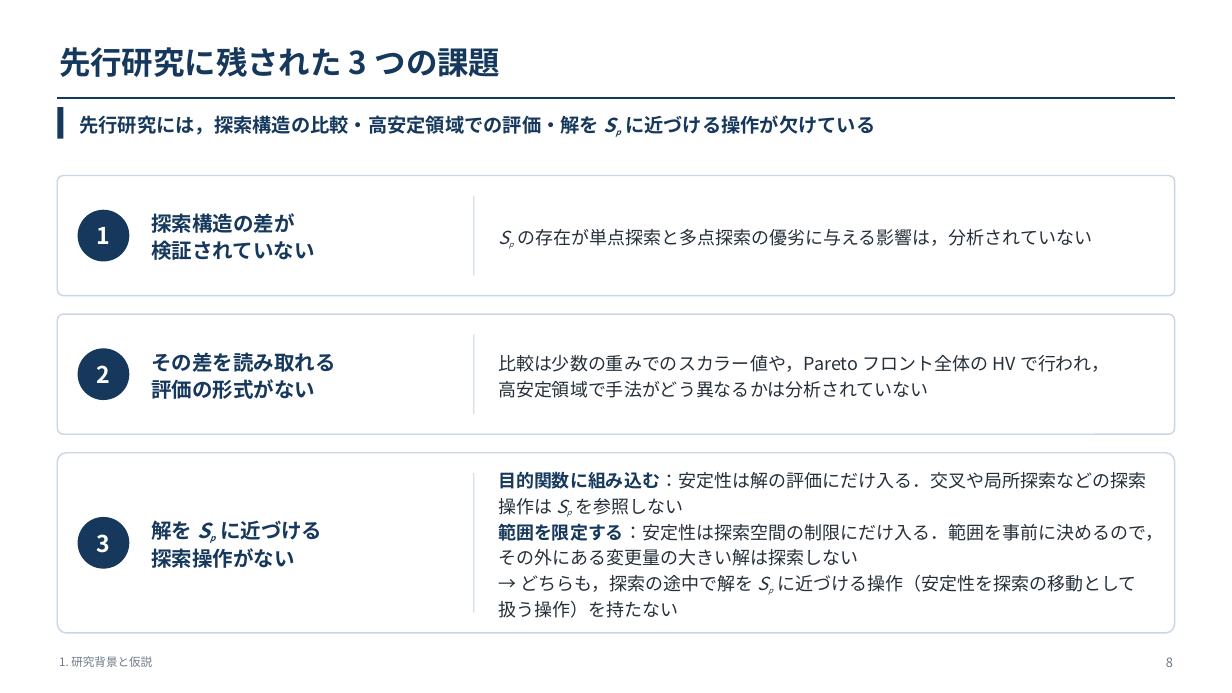
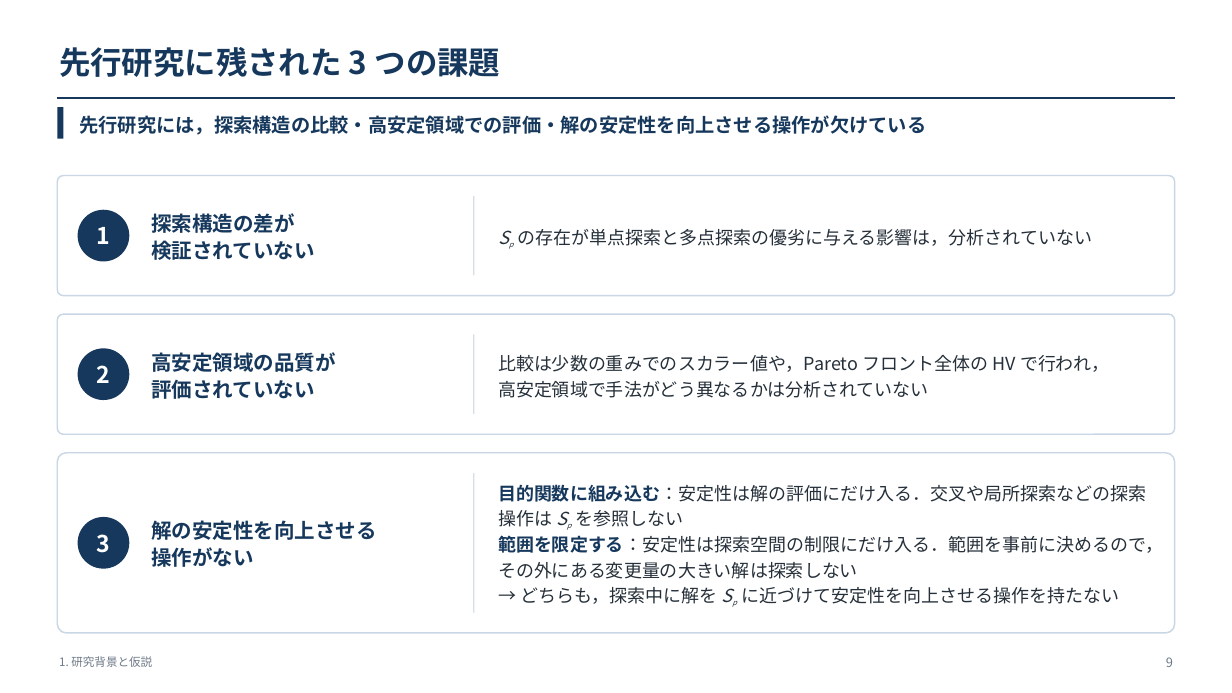
Before and after one commit to kitotakumi/stability_scheduling, a slide deck: slide 9 of doc/presentation_materials/JIMA2026fall_発表.pptx (slide 8 before the commit). Drawn at 1232x693 pixels with LibreOffice and Linux fonts; fonts in the diff are those of the drawing. Boxes give left, top, right and bottom in pixels: in the first picture for what was removed or moved away, otherwise in the second. Text is boxed around its words. In the diff, an @@ line names an element or a change of style, - is before the commit and + after.

```diff
--- a/doc/presentation_materials/JIMA2026fall_発表.pptx
+++ b/doc/presentation_materials/JIMA2026fall_発表.pptx
@@ text at [79,115,926,135]: text changed @@
-先行研究には，探索構造の比較・高安定領域での評価・解を Sp に近づける操作が欠けている
+先行研究には，探索構造の比較・高安定領域での評価・解の安定性を向上させる操作が欠けている
@@ text at [152,352,336,399]: text changed @@
-その差を読み取れる
-評価の形式がない
+高安定領域の品質が
+評価されていない
@@ text at [152,520,377,567]: text changed @@
-解を Sp に近づける
-探索操作がない
+解の安定性を向上させる
+操作がない
@@ text at [520,587,1119,604]: text changed @@
-→ どちらも，探索の途中で解を Sp に近づける操作（安定性を探索の移動として扱う操作）を持たない
+→ どちらも，探索中に解を Sp に近づけて安定性を向上させる操作を持たない
@@ text at [1166,657,1173,667]: text changed @@
-8
+9
```
Also in this commit, not shown: 27 other slides changed, 3 slides added, 12 other files.
